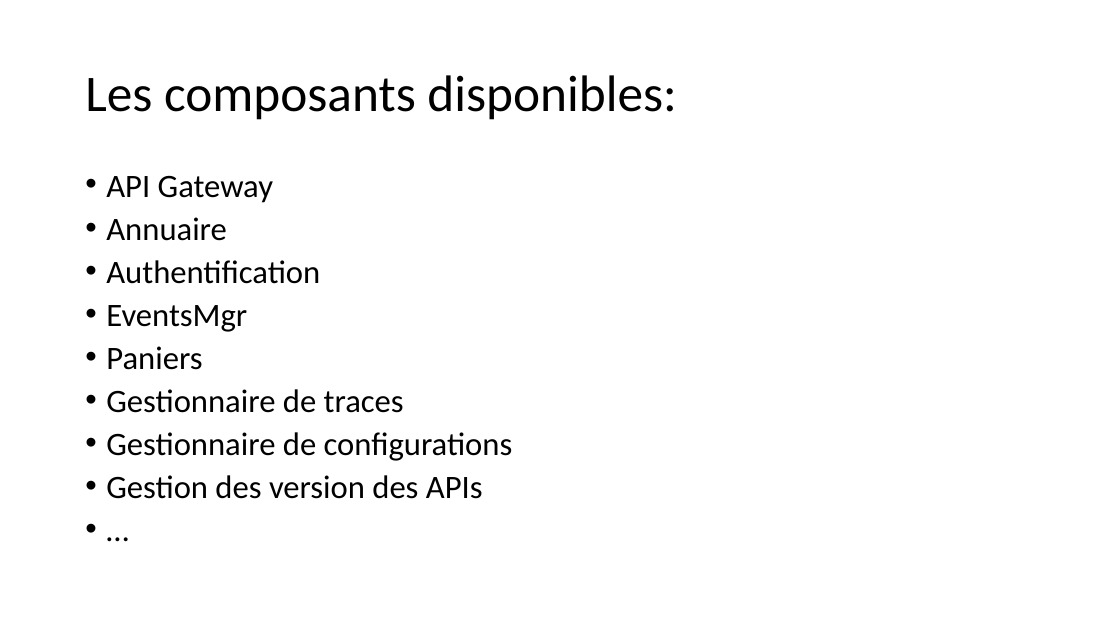
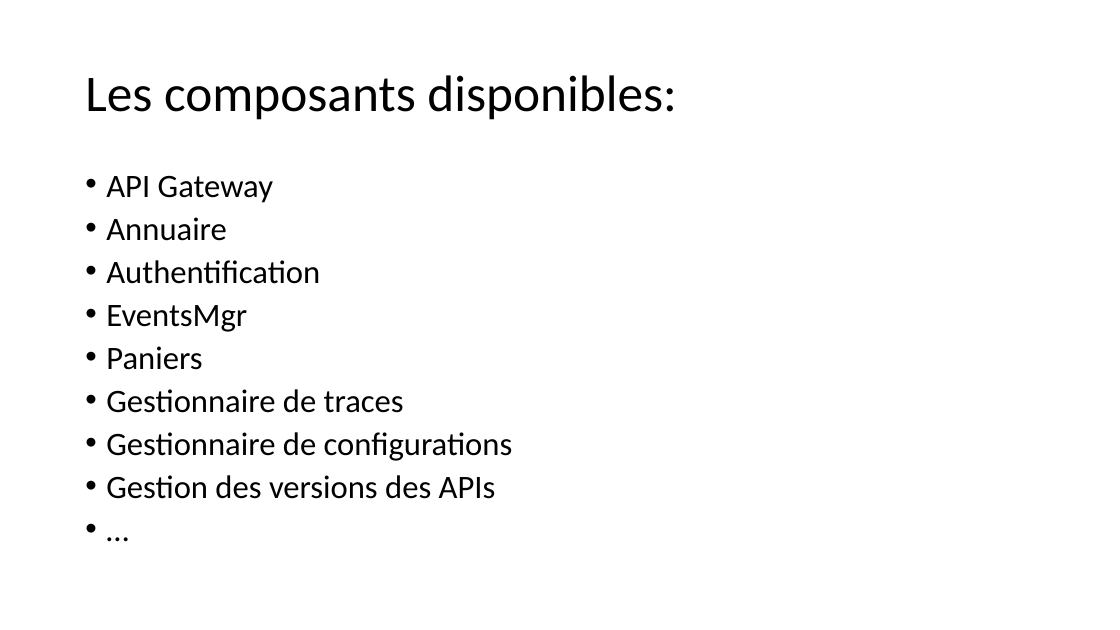
Before and after one commit to apulcino/MSAFO, a slide deck: slide 3 of maquette.pptx. Drawn at 1120x630 pixels with LibreOffice and Linux fonts; fonts in the diff are those of the drawing. Boxes give left, top, right and bottom in pixels: in the first picture for what was removed or moved away, otherwise in the second. Text is boxed around its words. In the diff, an @@ line names an element or a change of style, - is before the commit and + after.

```diff
--- a/maquette.pptx
+++ b/maquette.pptx
@@ text at (x1=106, y1=475, x2=496, y2=499): text changed @@
-• Gestion des version des APIs
+• Gestion des versions des APIs
```
Also in this commit, not shown: 11 other slides changed.
